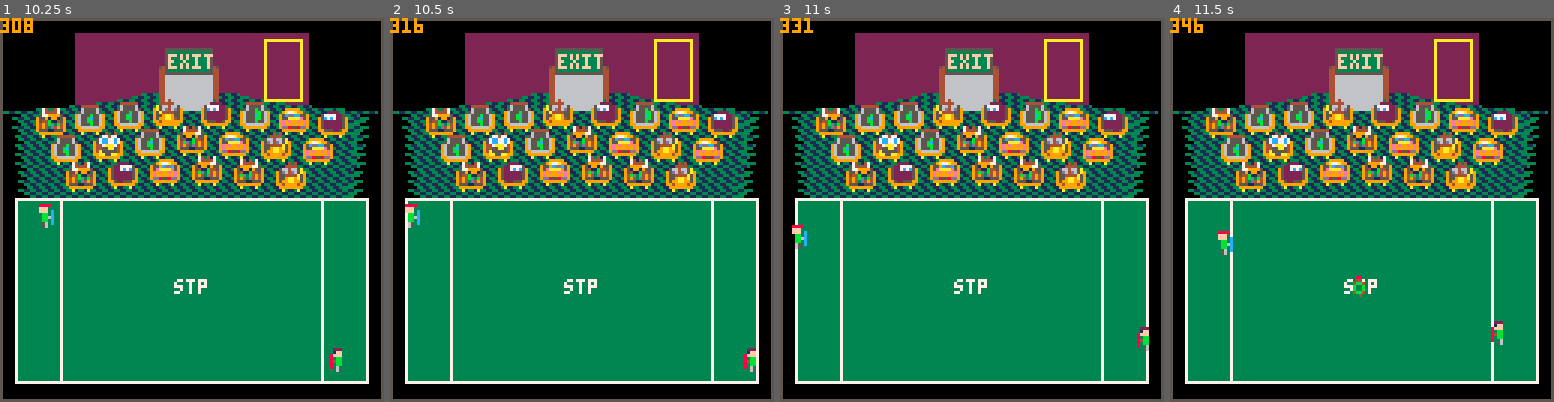
Above: before the commit, frames 1-4 (left to right).
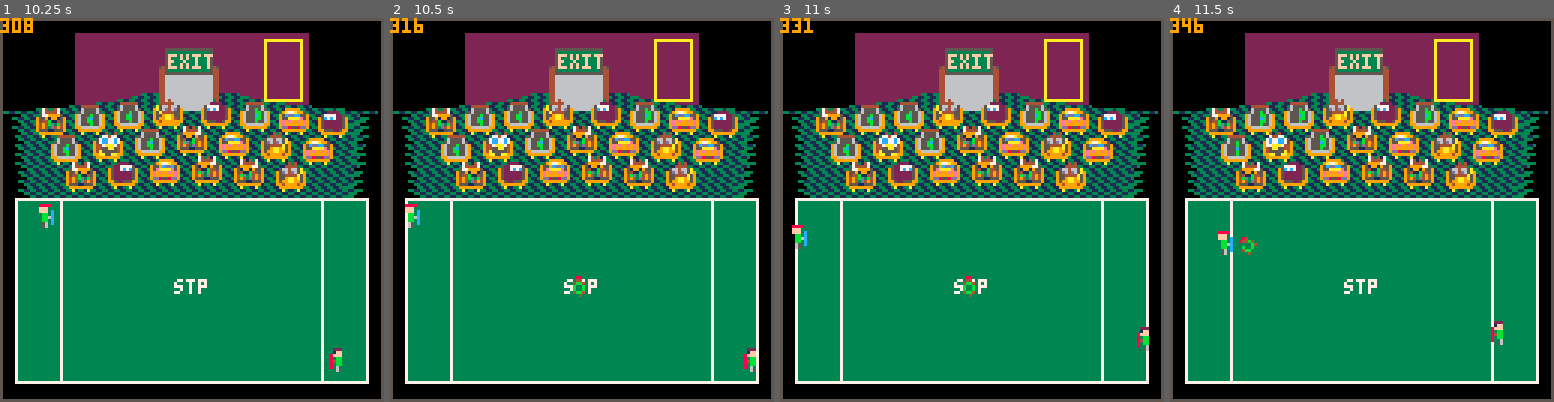
Above: after the commit, the same moments.

Repository: topromulan/STP4
Game: PICO-8 cartridge stp4.p8
Two runs of this game, one before a commit and one after it. Both use one fixed random seed, a clock stepped at 60 frames per second and the inputs below.
Inputs:
- Up to frame 1 (10.25 s): tap X (X key) at 0.33, 1.07, 1.85, 2.97, 4.08, 5.2, 6.32, 7.43, 8.55, 9.67 s; tap O (Z key) at 0.7, 1.7, 2.1, 2.5, 2.9, 3.3, 3.7, 4.1, 4.5, 4.9, 5.3, 5.7, 6.1, 6.5, 6.9, 7.3, 7.7, 8.1, 8.5, 8.9, 9.3, 9.7, 10.1 s; hold Right 1.6-2.1 s; hold P2 Left 1.6-2.1 s; hold Up 2.15-2.42 s; hold P2 Down 2.15-2.42 s; hold Right 2.47-3.03 s; hold P2 Left 2.47-3.03 s; hold Left 3.08-3.58 s; hold P2 Right 3.08-3.58 s; hold Down 3.63-3.97 s; hold P2 Up 3.63-3.97 s; hold Right 4.02-4.68 s; hold P2 Left 4.02-4.68 s; hold Up 4.73-5.03 s; hold P2 Down 4.73-5.03 s; hold Left 5.08-5.68 s; hold P2 Right 5.08-5.68 s; hold Down 5.73-6.03 s; hold P2 Up 5.73-6.03 s; hold Right 6.08-6.58 s; hold P2 Left 6.08-6.58 s; hold Right 6.63-7.13 s; hold P2 Left 6.63-7.13 s; hold Up 7.18-7.45 s; hold P2 Down 7.18-7.45 s; hold Right 7.5-8.07 s; hold P2 Left 7.5-8.07 s; hold Left 8.12-8.62 s; hold P2 Right 8.12-8.62 s; hold Down 8.67-9 s; hold P2 Up 8.67-9 s; hold Right 9.05-9.72 s; hold P2 Left 9.05-9.72 s; hold Up 9.77-10.07 s; hold P2 Down 9.77-10.07 s; hold Left from 10.12 s (still down); hold P2 Right from 10.12 s (still down)
- Up to frame 2 (10.5 s): keep holding Left; keep holding P2 Right
- Up to frame 3 (11 s): tap O (Z key) at 10.5, 10.9 s; release Left at 10.72 s; release P2 Right at 10.72 s; hold Down from 10.77 s (still down); hold P2 Up from 10.77 s (still down); tap X (X key) at 10.78 s
- Up to frame 4 (11.5 s): release Down at 11.07 s; release P2 Up at 11.07 s; hold Right from 11.12 s (still down); hold P2 Left from 11.12 s (still down); tap O (Z key) at 11.3 s

Frame 1 is identical in both runs. In frame 2, 0.1% of the frame differs, in the area x 47-51%, y 67-73%; in frame 3, 0.1%; in frame 4, 1.0%, in the area x 16-51%, y 21-73%.

Commit message:
Refinements to party music and fine tunes win/party timing

Diff:
--- a/stp4.p8
+++ b/stp4.p8
@@ -365,7 +365,7 @@
    oddball.service_time=cycles+20+rnd(5)
   else
    --winner winner chicken dinner
-   oddball.service_time=cycles+75+rnd(10)
+   oddball.service_time=cycles+55+rnd(10)
    sfx(10) sfx(11)
   end
   players[scoring_player].dancing=true
@@ -630,7 +630,7 @@
 
 function party_update()
  party_time=cycles-party_started
- if(party_time>150 or ((party_time>25) and (btnp(4,0)  or  btnp(4,1)))) then do_intro() end
+ if(party_time>120 or ((party_time>25) and (btnp(4,0)  or  btnp(4,1)))) then do_intro() end
 end
 
 function party_draw()
@@ -658,7 +658,7 @@
  local s=players[trophy_for_player].sprites[1+cycles%6]
  local sx=s*8%128
  local sy=8*flr(s*8/128)
- local px=128*(party_time/145)
+ local px=128*(party_time/125)
  if(trophy_for_player==2) then px=128-px end --so player 2 comes from r
  local py=100-party_time/20+50*sin(party_time/cycles)
 
Not shown, changed: the music (__music__) section of stp4.p8
Not shown, changed: the sound effects (__sfx__) section of stp4.p8
